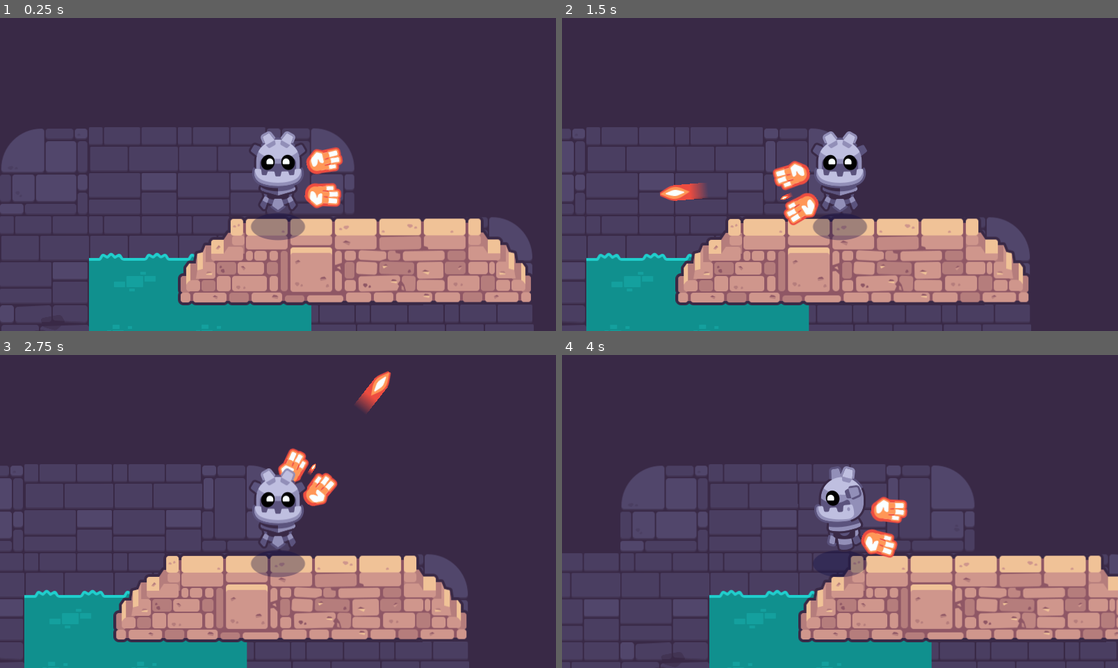
Above: before the commit, frames 1-4 (two rows, left to right).
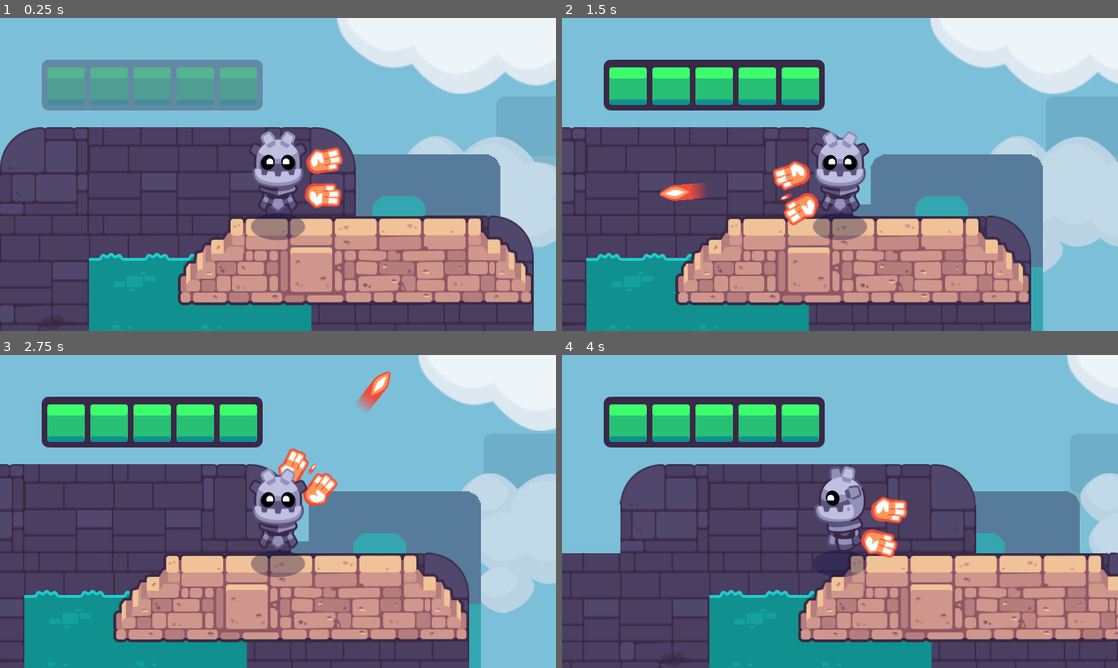
Above: after the commit, the same moments.

Repository: EricCa1/2d-GameDev-Course
Game: Godot game, scene res://start.tscn
The game is run twice, just before and just after one commit, with the same random seed, the same clock (stepped at 60 frames per second) and the same inputs. This scene is started directly instead of the project's main scene. Sound files missing from this copy of the repository are replaced by a short silence.
Inputs (mouse positions are in pixels of both pictures, inside the frame that each line leads up to):
- Up to frame 1 (0.25 s): no input
- Up to frame 2 (1.5 s): tap Enter at 0.5 s; move the mouse to (962, 158) at 0.52 s; hold D (move_right) 0.53-1.25 s; hold Mouse wheel down (cycle_weapon_down) 0.53-1.25 s; click (962, 158) at 0.67 s; drag from (728, 190) to (812, 237) at 1.27 s
- Up to frame 3 (2.75 s): move the mouse to (333, 442) at 2.02 s; press the mouse at (333, 442) at 2.03 s; hold D (move_right) from 2.03 s (still down)
- Up to frame 4 (4 s): release D (move_right) at 2.75 s; release the mouse at (895, 442) at 2.75 s; drag from (812, 574) to (884, 455) at 2.77 s; move the mouse to (1006, 558) at 3.52 s; hold A (move_left) from 3.53 s (still down); hold Mouse wheel up (cycle_weapon_up) from 3.53 s (still down)

The runs differ from the first frame. In frame 1, 47% of the frame differs, in the area x 0-100%, y 0-100%; in frame 2, 52%; in frame 3, 51%; in frame 4, 43%.

Commit message:
Add a sky and a healthbar

Diff:
--- a/02.getting-to-know-godot/start.tscn
+++ b/02.getting-to-know-godot/start.tscn
@@ -7,6 +7,8 @@
 [ext_resource type="PackedScene" uid="uid://cu2rb5dl4ljte" path="res://tours/102_assemble_your_first_game/05_add_chest_that_spawns_pickups/levels/rooms/room_a.tscn" id="5_5xfm4"]
 [ext_resource type="PackedScene" uid="uid://dgayuh42w4v6u" path="res://levels/rooms/room_b.tscn" id="6_lasfs"]
 [ext_resource type="PackedScene" uid="uid://cq0mmphkbrvmm" path="res://levels/rooms/room_c.tscn" id="7_sdkny"]
+[ext_resource type="PackedScene" uid="uid://wdey00p3syru" path="res://levels/background/background_blue_sky.tscn" id="8_rxbw4"]
+[ext_resource type="PackedScene" uid="uid://cce7r30dfjm4r" path="res://interface/bars/ui_health_bar.tscn" id="9_ser26"]
 
 [node name="Start" type="Node2D"]
 script = ExtResource("2")
@@ -35,3 +37,13 @@
 
 [node name="RoomC" parent="." instance=ExtResource("7_sdkny")]
 position = Vector2(640, 896)
+
+[node name="BackgroundBlueSky" parent="." instance=ExtResource("8_rxbw4")]
+
+[node name="CanvasLayer" type="CanvasLayer" parent="."]
+
+[node name="UIHealthBar" parent="CanvasLayer" instance=ExtResource("9_ser26")]
+offset_left = 60.0
+offset_top = 60.0
+offset_right = 378.0
+offset_bottom = 132.725
Not shown: 1 places in 02.getting-to-know-godot/start.tscn that only renumber resources
Not shown, changed: 02.getting-to-know-godot/godot_tours.log
Not shown, added: 02.getting-to-know-godot/godot_tours.log-UJJTB5
